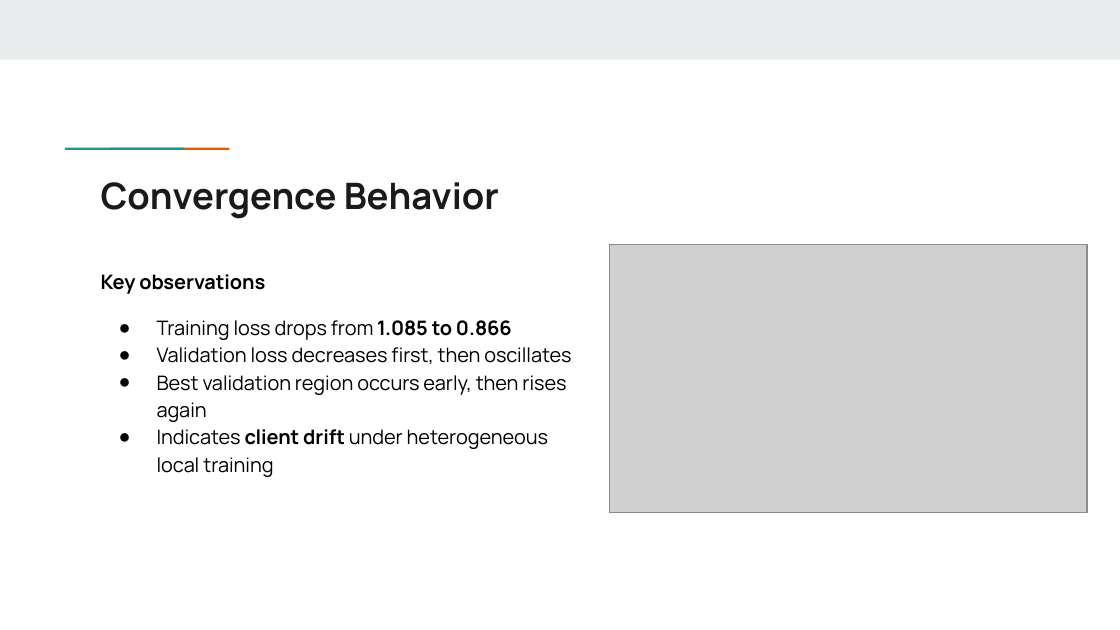
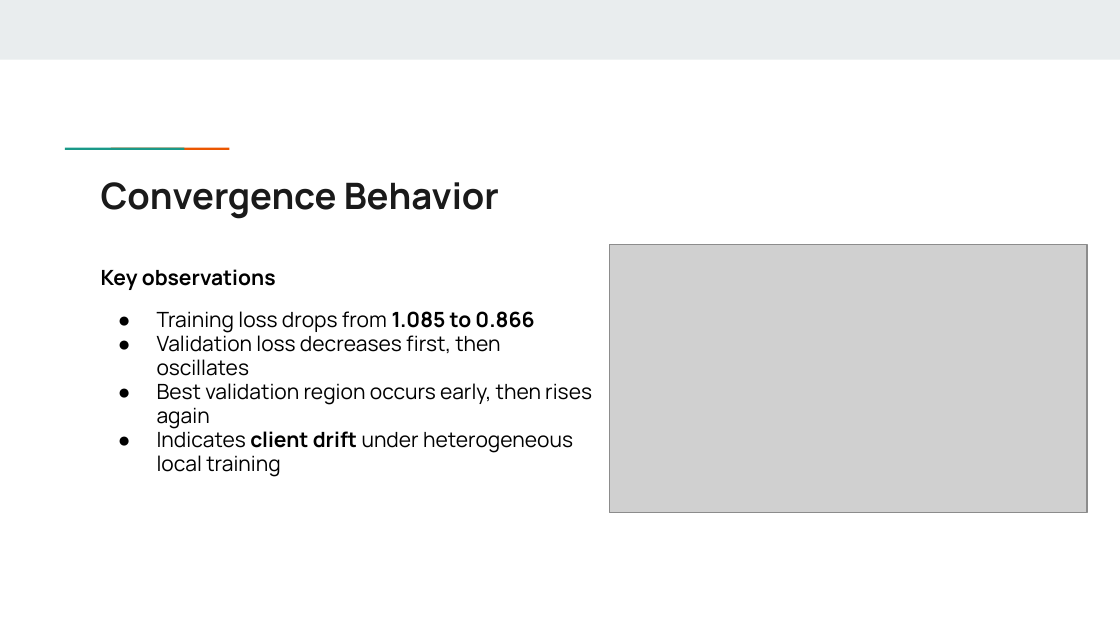
Before and after one commit to krish-patel1003/TDC-project, a slide deck: slide 12 of Team_16_PaperRex_Presentation.pptx. Drawn at 1120x630 pixels with LibreOffice and Linux fonts; fonts in the diff are those of the drawing; grey boxes stand for pictures. Boxes give left, top, right and bottom in pixels: in the first picture for what was removed or moved away, otherwise in the second. Text is boxed around its words. In the diff, an @@ line names an element or a change of style, - is before the commit and + after.

```diff
--- a/Team_16_PaperRex_Presentation.pptx
+++ b/Team_16_PaperRex_Presentation.pptx
@@ text "Key observations" at [101, 269, 592, 477]: size 12.8 to 13.6 pt; line spacing 1.15 to 0.95 @@
```
Also in this commit, not shown: 10 other slides changed, 1 other file.
